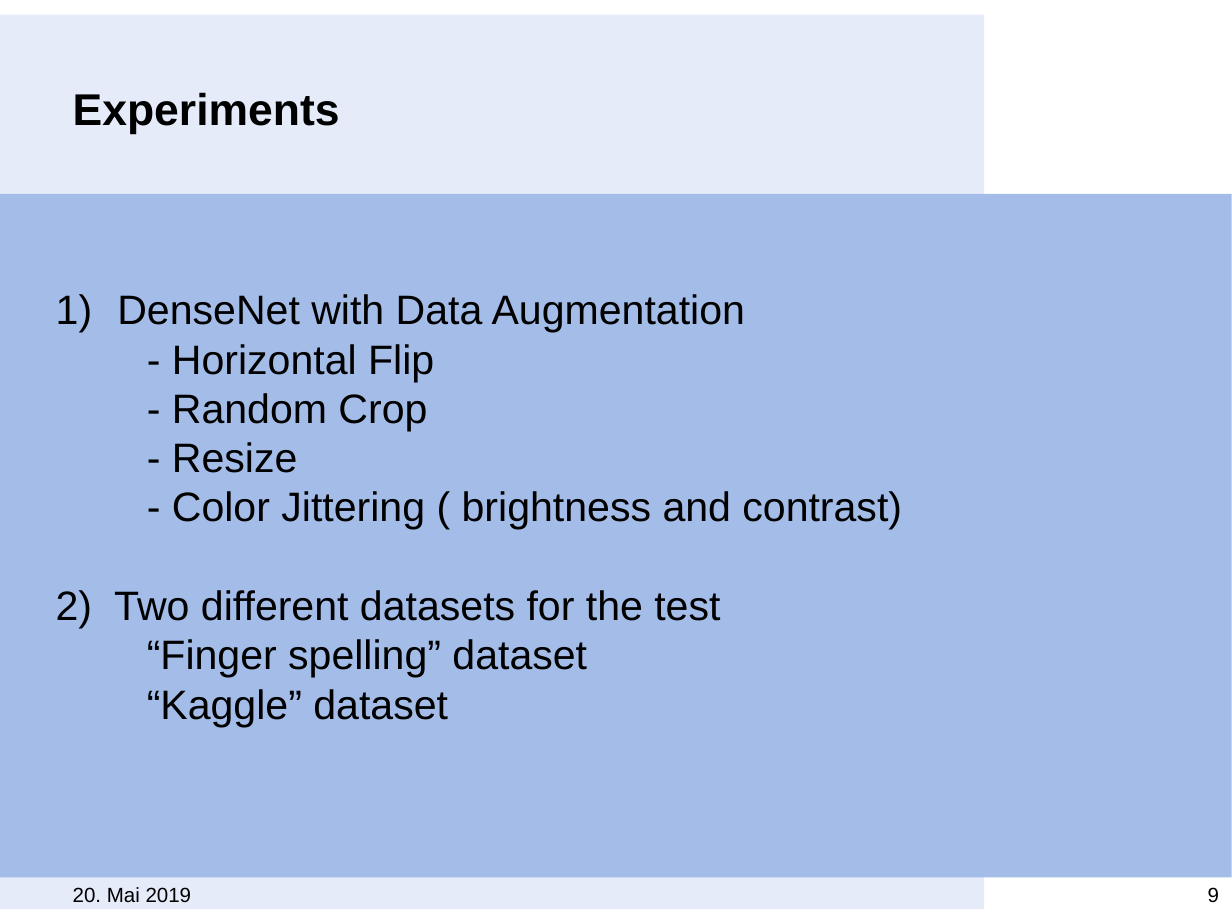
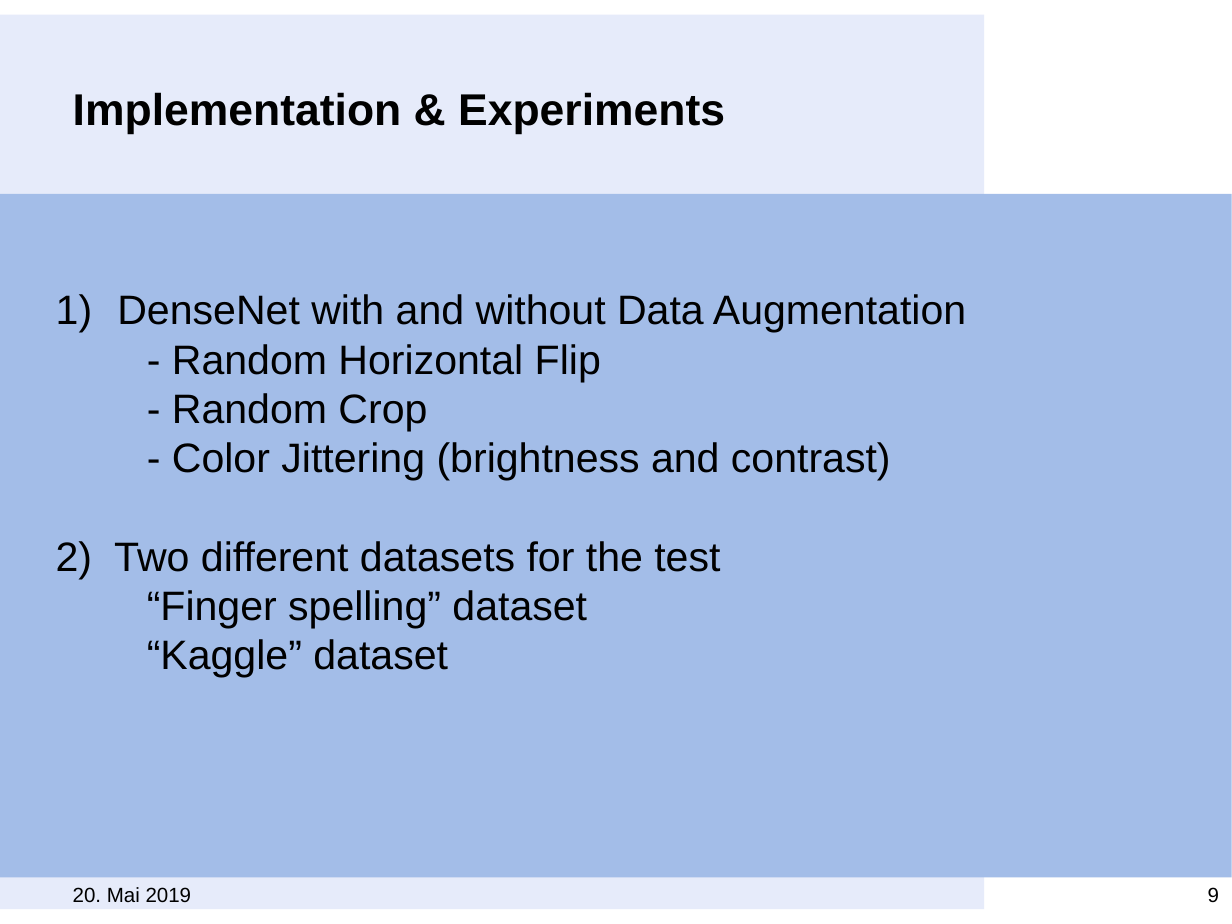
Before and after one commit to MeiLing90/ATML19_Group3A, a slide deck: slide 9 of ATML_presentation.pptx. Drawn at 1232x924 pixels with LibreOffice and Linux fonts; fonts in the diff are those of the drawing; background and template pictures are left out. Boxes give left, top, right and bottom in pixels: in the first picture for what was removed or moved away, otherwise in the second. Text is boxed around its words. In the diff, an @@ line names an element or a change of style, - is before the commit and + after.

```diff
--- a/ATML_presentation.pptx
+++ b/ATML_presentation.pptx
@@ title at [73, 92, 725, 134]: text changed @@
-Experiments
+Implementation & Experiments
@@ text at [117, 294, 966, 382]: text changed @@
-1) DenseNet with Data Augmentation
-- Horizontal Flip
+1) DenseNet with and without Data Augmentation
+- Random Horizontal Flip
@@ text at [172, 442, 891, 480]: text changed @@
-- Resize
-- Color Jittering ( brightness and contrast)
+- Color Jittering (brightness and contrast)
```
Also in this commit, not shown: 1 other slide changed.
